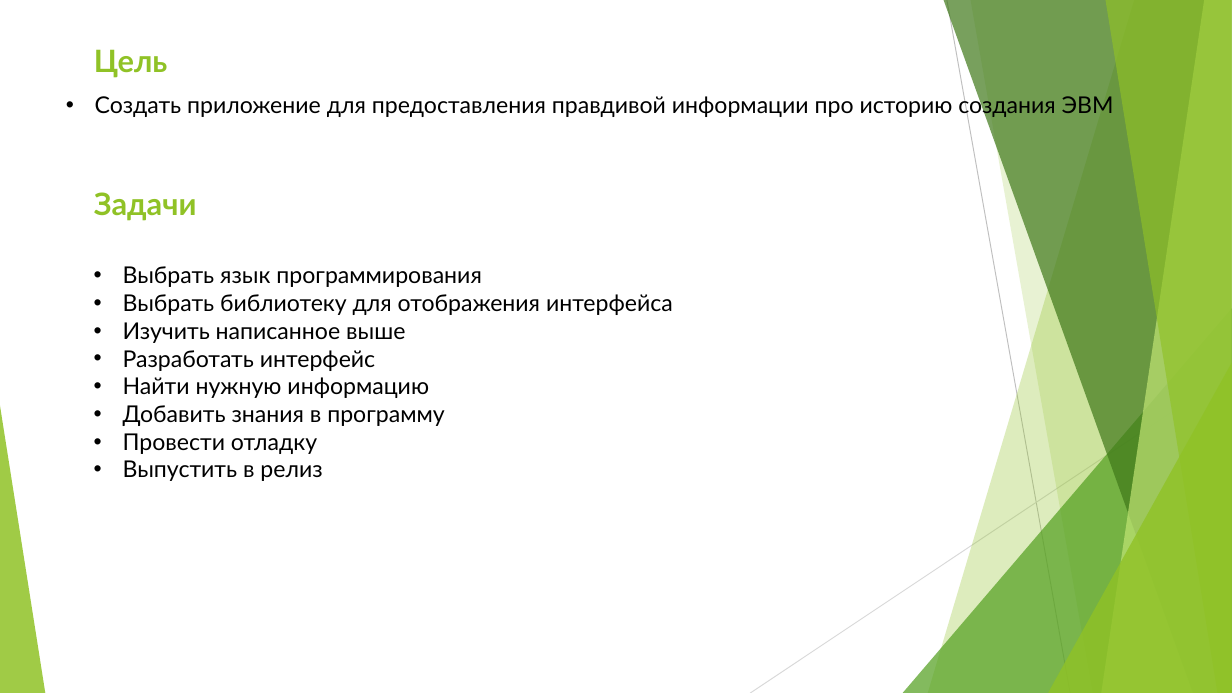
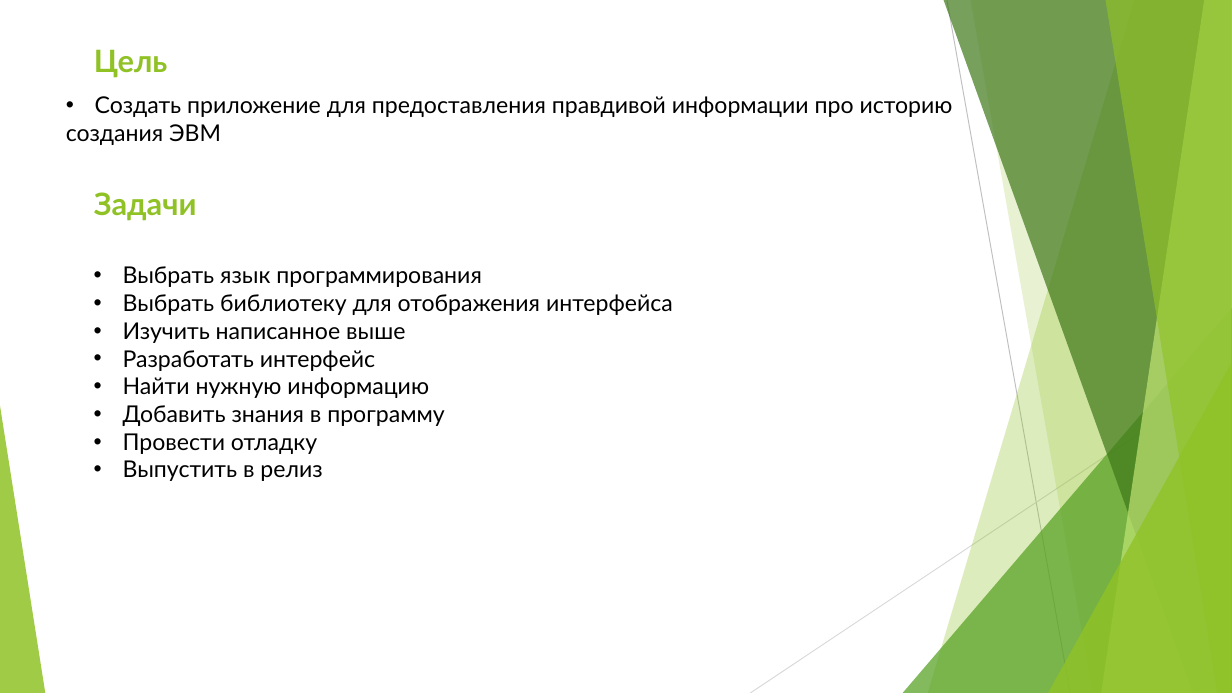
Before and after one commit to GigantPro/my-school-project, a slide deck: slide 2 of Файл.pptx. Drawn at 1232x693 pixels with LibreOffice and Linux fonts; fonts in the diff are those of the drawing. Boxes give left, top, right and bottom in pixels: in the first picture for what was removed or moved away, otherwise in the second. Text is boxed around its words. In the diff, an @@ line names an element or a change of style, - is before the commit and + after.

```diff
--- a/Файл.pptx
+++ b/Файл.pptx
@@ text at box(66, 96, 953, 145): text changed @@
-• Создать приложение для предоставления правдивой информации про историю создания ЭВМ
+• Создать приложение для предоставления правдивой информации про историю
+создания ЭВМ
```
Also in this commit, not shown: 1 slide added, 1 slide removed, 4 other files.
